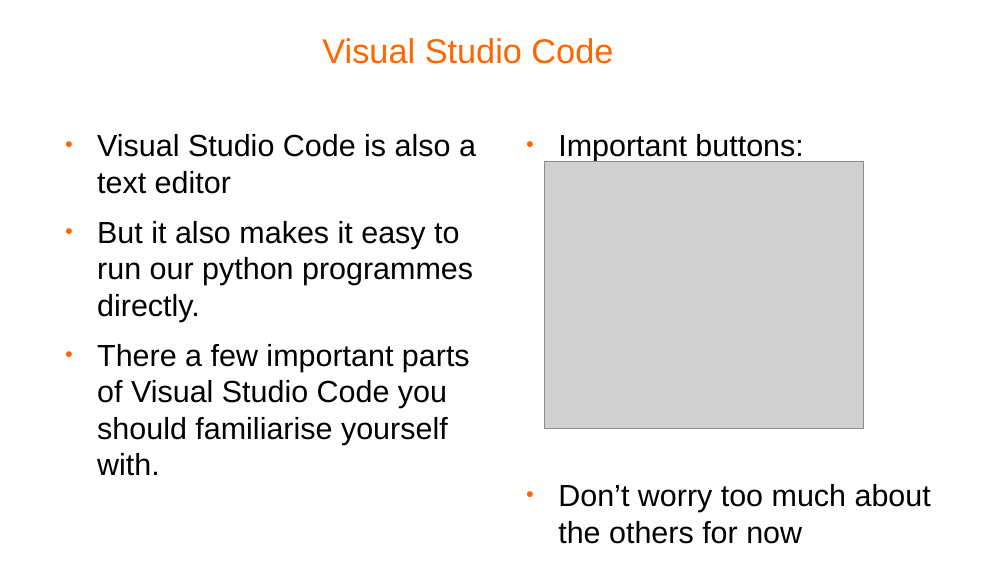
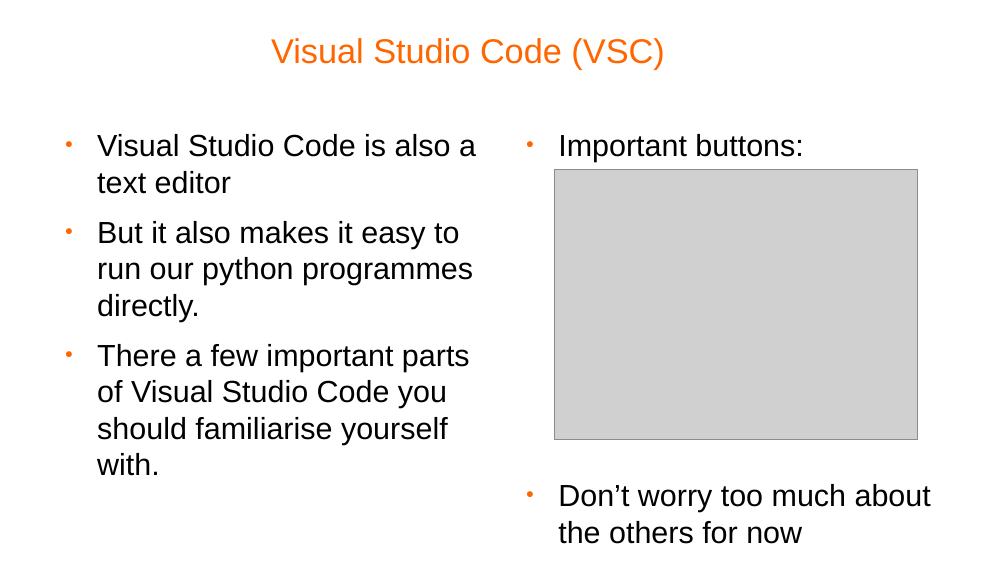
Before and after one commit to pellcorp/coding, a slide deck: slide 11 of docs/windows fundamentals.odp (slide 12 before the commit). Drawn at 1008x567 pixels with LibreOffice and Linux fonts; fonts in the diff are those of the drawing; grey boxes stand for pictures; background and template pictures are left out. Boxes give left, top, right and bottom in pixels: in the first picture for what was removed or moved away, otherwise in the second. Text is boxed around its words. In the diff, an @@ line names an element or a change of style, - is before the commit and + after.

```diff
--- a/docs/windows fundamentals.odp
+++ b/docs/windows fundamentals.odp
@@ title at (x1=271, y1=38, x2=664, y2=69): text changed @@
-Visual Studio Code
+Visual Studio Code (VSC)
@@ picture resized from (x1=545, y1=162, x2=864, y2=428) to (x1=554, y1=169, x2=918, y2=439) @@
```
Also in this commit, not shown: 7 other slides changed, 1 slide removed, 1 other file.
